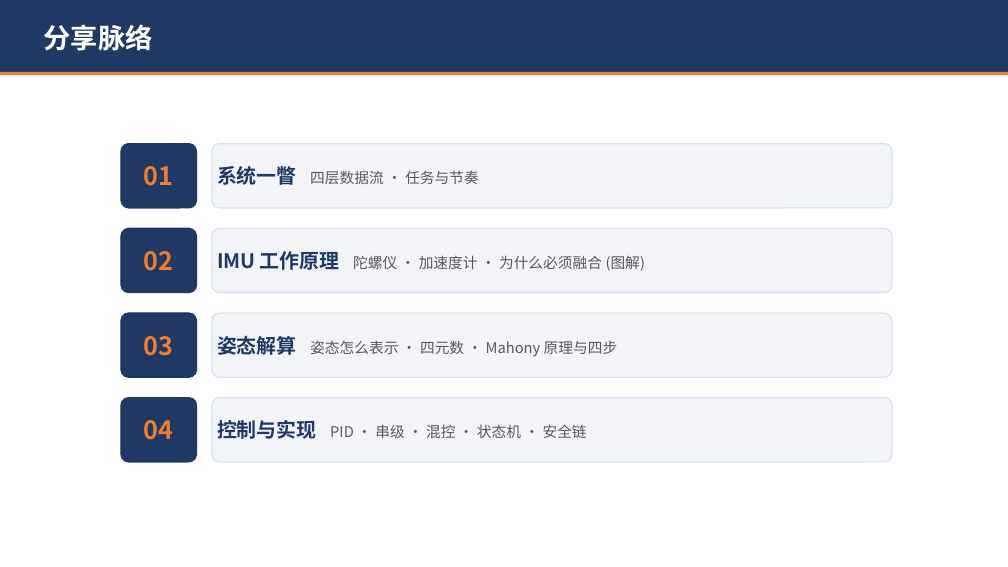
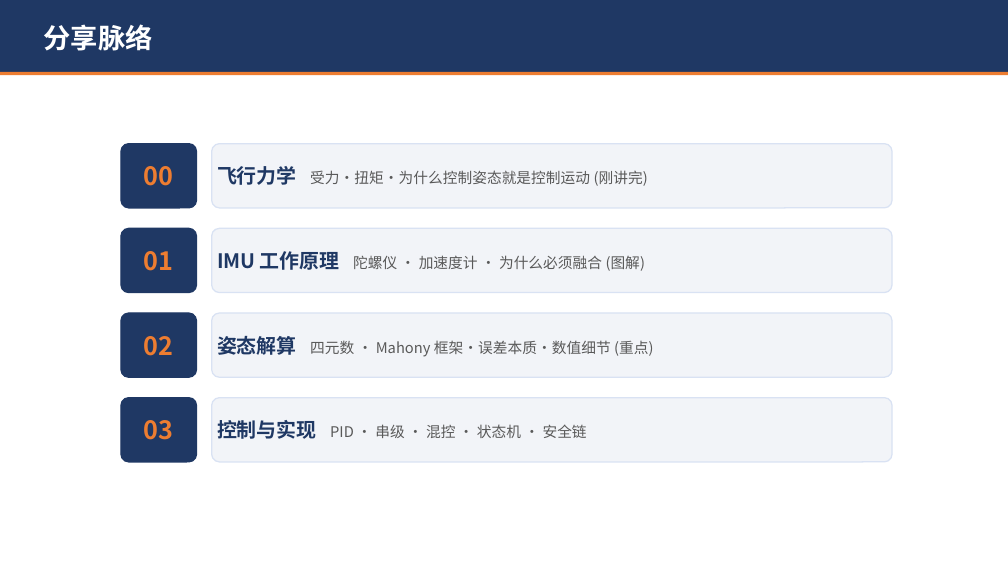
Before and after one commit to xiexiaoan147-cyber/STM32F4_Drone, a slide deck: slide 4 of Docs/四轴飞控原理分享.pptx (slide 2 before the commit). Drawn at 1008x567 pixels with LibreOffice and Linux fonts; fonts in the diff are those of the drawing. Boxes give left, top, right and bottom in pixels: in the first picture for what was removed or moved away, otherwise in the second. Text is boxed around its words. In the diff, an @@ line names an element or a change of style, - is before the commit and + after.

```diff
--- a/Docs/四轴飞控原理分享.pptx
+++ b/Docs/四轴飞控原理分享.pptx
@@ rounded rectangle added at box(121, 144, 197, 208), fill #1F3864, outline #1F3864 1.2 pt, 24 pt, text #ED7D31, bold @@
+00
@@ text in rounded rectangle at box(217, 166, 648, 186): text changed @@
-系统一瞥 四层数据流 · 任务与节奏
+飞行力学 受力·扭矩·为什么控制姿态就是控制运动 (刚讲完)
@@ text in rounded rectangle at box(217, 336, 653, 357): text changed @@
-姿态解算 姿态怎么表示 · 四元数 · Mahony 原理与四步
+姿态解算 四元数 · Mahony 框架·误差本质·数值细节 (重点)
@@ 3 rounded rectangles: place and size @@
-3 rounded rectangles at box(121, 144, 197, 377)
+3 rounded rectangles at box(121, 228, 197, 462)
@@ rounded rectangle removed at box(121, 398, 197, 462) @@
-04
```
Also in this commit, not shown: 18 other slides changed, 4 slides added.
